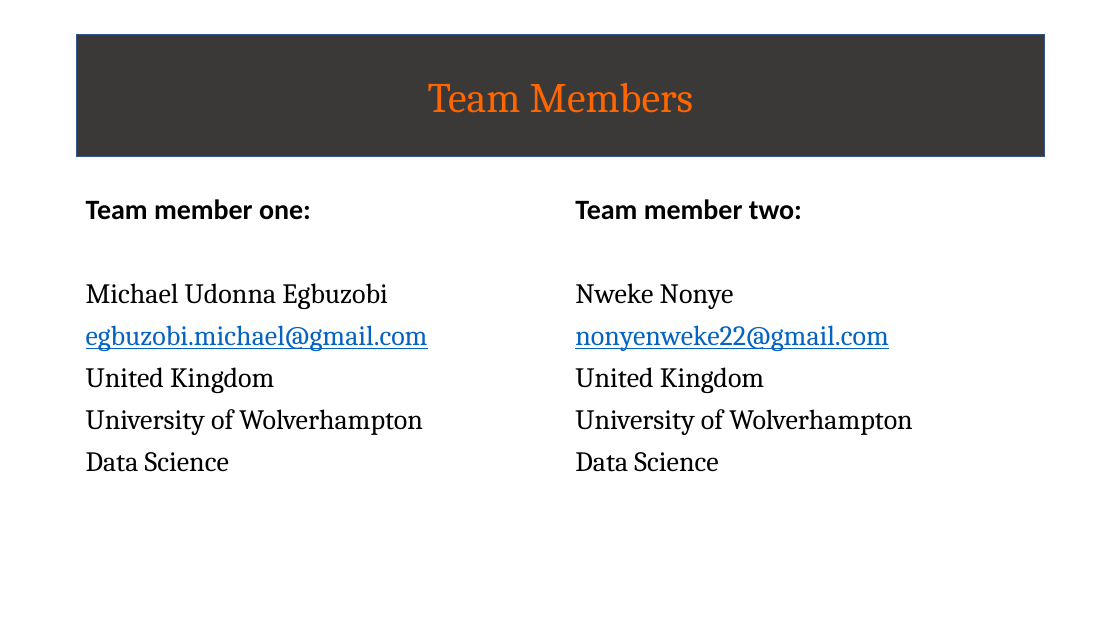
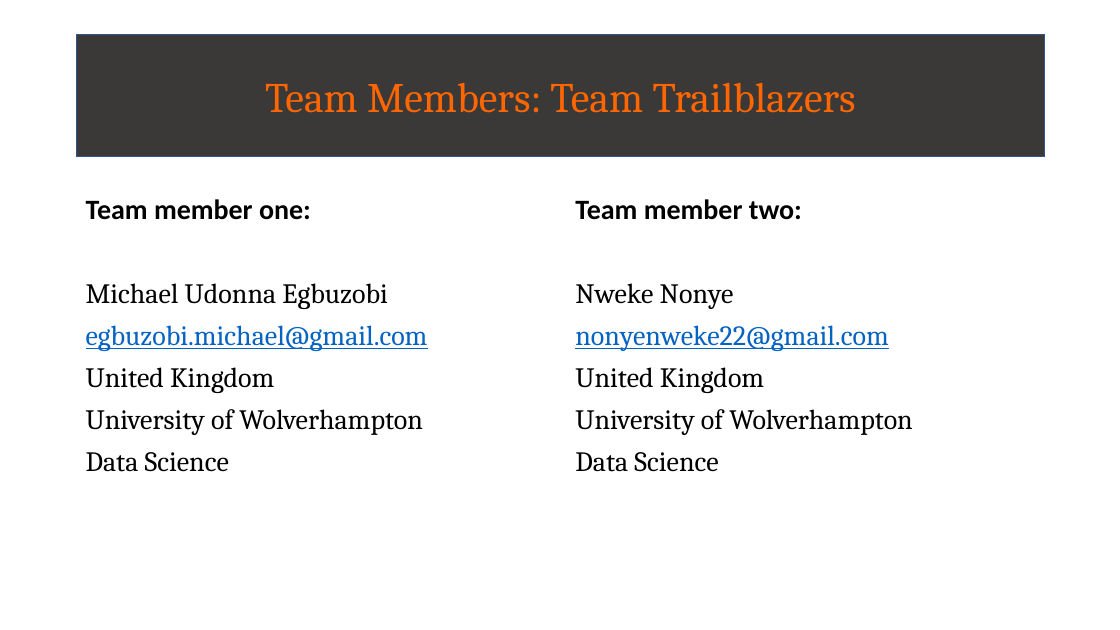
Before and after one commit to UdonnaM/Advance-NLP-Hate-Speech-detection-using-Transformers-Deep-Learning-, a slide deck: slide 9 of Advanced NLP - week 11.pptx. Drawn at 1120x630 pixels with LibreOffice and Linux fonts; fonts in the diff are those of the drawing. Boxes give left, top, right and bottom in pixels: in the first picture for what was removed or moved away, otherwise in the second. Text is boxed around its words. In the diff, an @@ line names an element or a change of style, - is before the commit and + after.

```diff
--- a/Advanced NLP - week 11.pptx
+++ b/Advanced NLP - week 11.pptx
@@ text in rectangle at [265, 83, 856, 113]: text changed @@
-Team Members
+Team Members: Team Trailblazers
```
